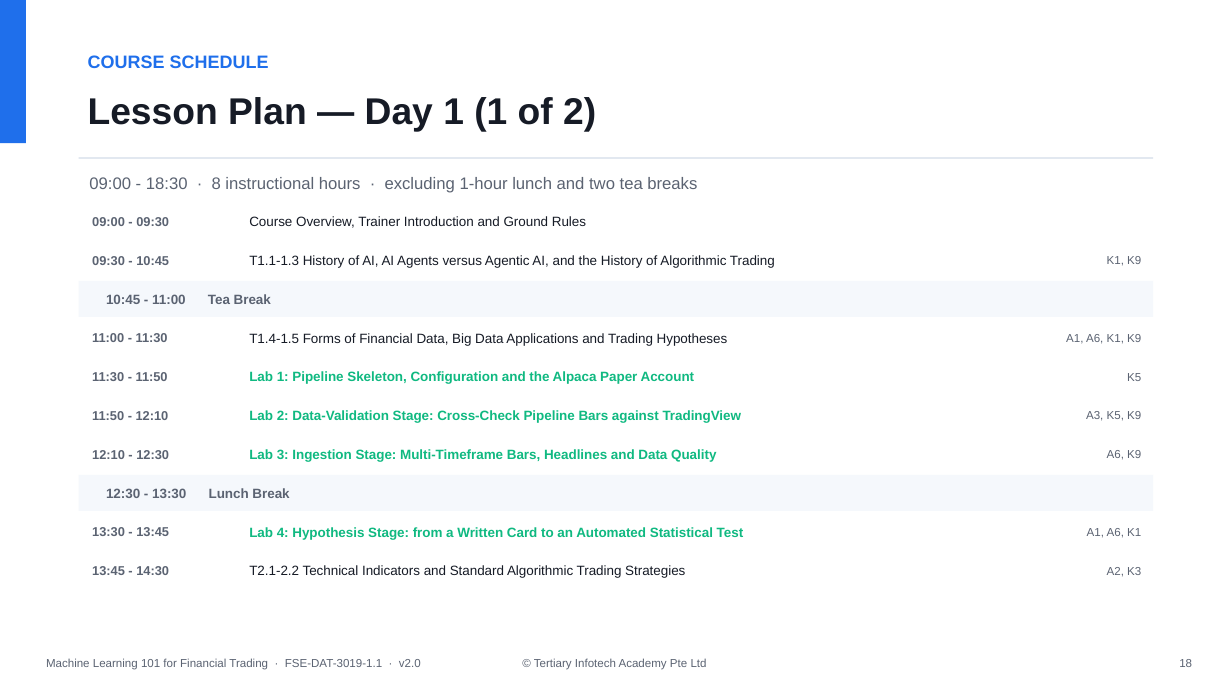
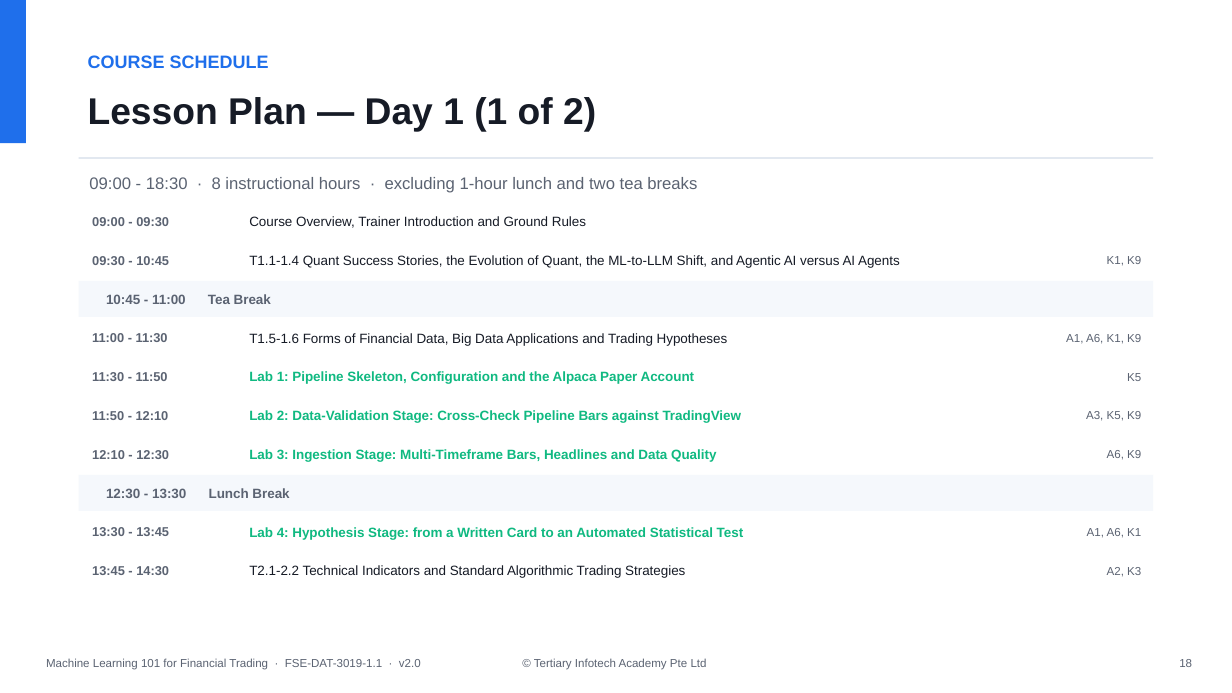
Before and after one commit to tertiarycourses/TGS-2023018794-Machine-Learning-101-for-Financial-Trading, a slide deck: slide 18 of courseware/Slides_ML 101 for Financial Trading_v2.0.pptx. Drawn at 1232x693 pixels with LibreOffice and Linux fonts; fonts in the diff are those of the drawing. Boxes give left, top, right and bottom in pixels: in the first picture for what was removed or moved away, otherwise in the second. Text is boxed around its words. In the diff, an @@ line names an element or a change of style, - is before the commit and + after.

```diff
--- a/courseware/Slides_ML 101 for Financial Trading_v2.0.pptx
+++ b/courseware/Slides_ML 101 for Financial Trading_v2.0.pptx
@@ text at box(249, 255, 900, 268): text changed @@
-T1.1-1.3 History of AI, AI Agents versus Agentic AI, and the History of Algorithmic Trading
+T1.1-1.4 Quant Success Stories, the Evolution of Quant, the ML-to-LLM Shift, and Agentic AI versus AI Agents
@@ text at box(249, 333, 728, 346): text changed @@
-T1.4-1.5 Forms of Financial Data, Big Data Applications and Trading Hypotheses
+T1.5-1.6 Forms of Financial Data, Big Data Applications and Trading Hypotheses
```
Also in this commit, not shown: 20 other slides changed, 27 other files.
